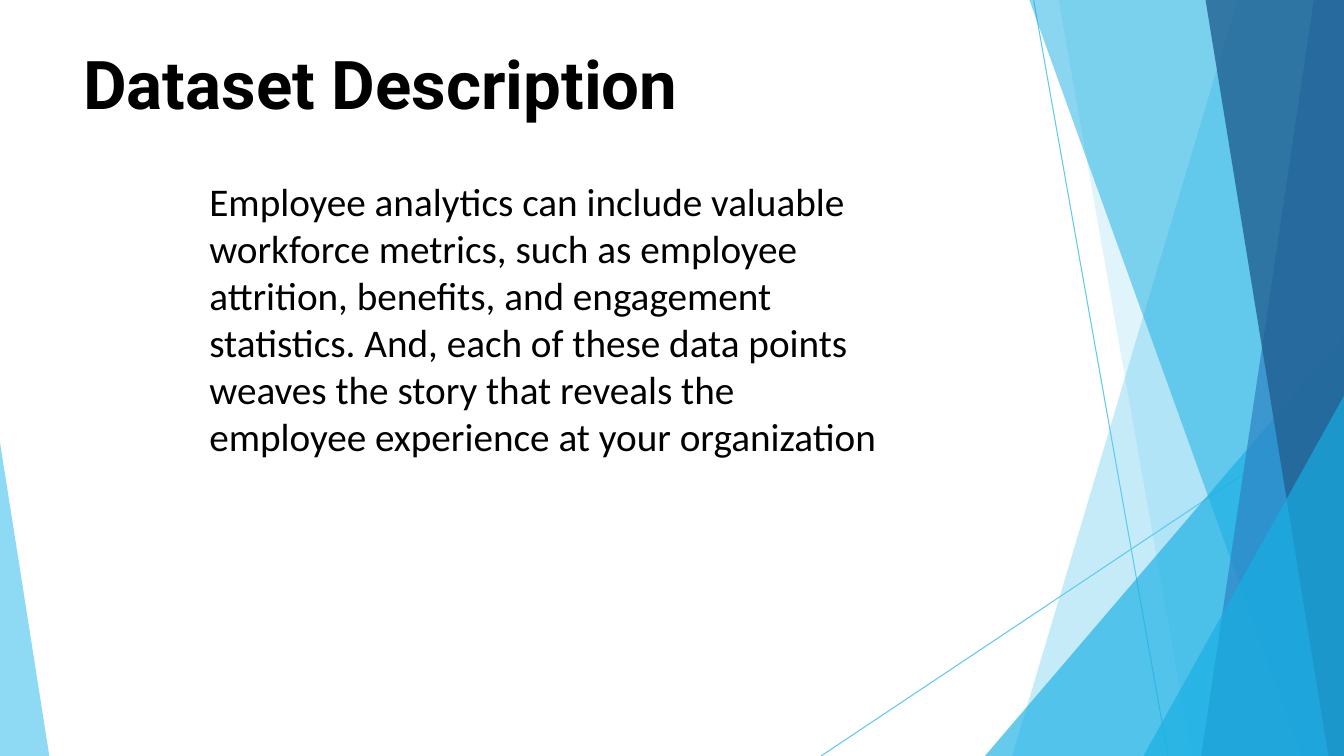
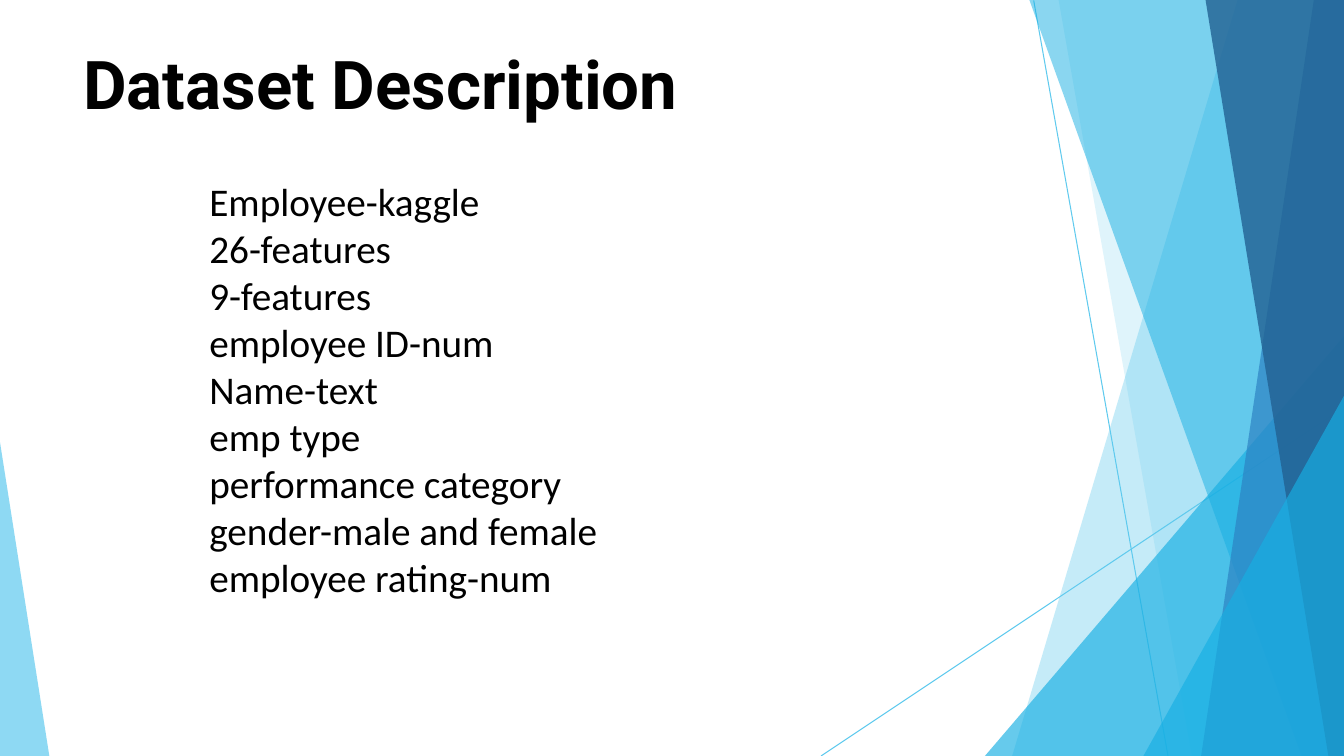
Before and after one commit to Raahina1/TNSDC-DA-EXCEL-, a slide deck: slide 8 of Employee_Data_Analysis_2.pptx raahina.pptx. Drawn at 1344x756 pixels with LibreOffice and Linux fonts; fonts in the diff are those of the drawing. Boxes give left, top, right and bottom in pixels: in the first picture for what was removed or moved away, otherwise in the second. Text is boxed around its words. In the diff, an @@ line names an element or a change of style, - is before the commit and + after.

```diff
--- a/Employee_Data_Analysis_2.pptx raahina.pptx
+++ b/Employee_Data_Analysis_2.pptx raahina.pptx
@@ text at (209, 188, 597, 599): text changed @@
-Employee analytics can include valuable workforce metrics, such as employee attrition, benefits, and engagement statistics. And, each of these data points weaves the story that reveals the employee experience at your organization
+Employee-kaggle
+26-features
+9-features
+employee ID-num
+Name-text
+emp type
+performance category
+gender-male and female
+employee rating-num
```
Also in this commit, not shown: 2 other slides changed.
